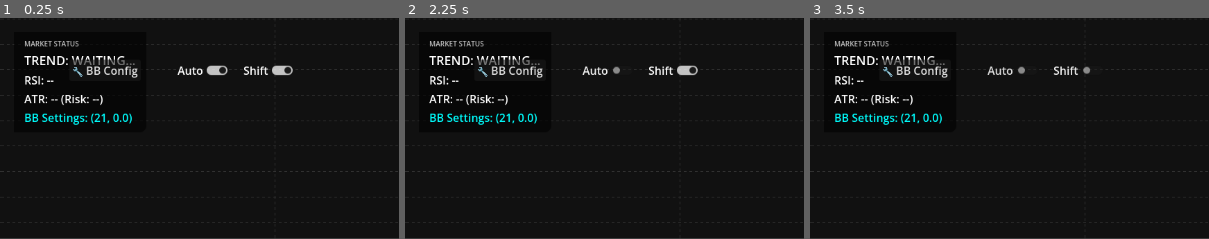
Above: before the commit, frames 1-3 (left to right).
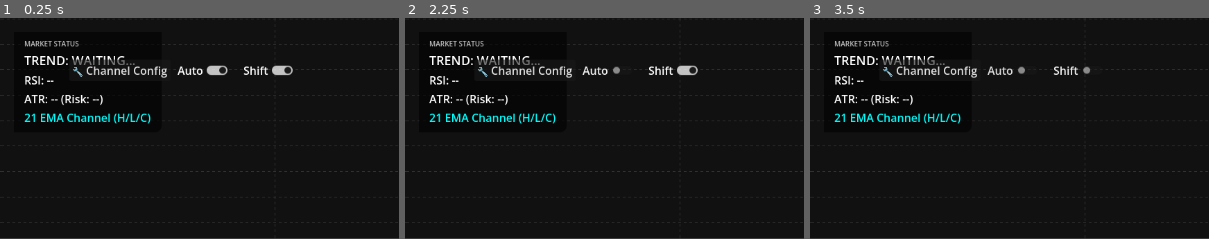
Above: after the commit, the same moments.

Repository: Bupalaoye/SuperTrader
Game: Godot game, scene res://Scenes/MainScene.tscn
Two runs of this game, one before a commit and one after it. Both use one fixed random seed, a clock stepped at 60 frames per second and the inputs below.
Inputs:
- Up to frame 1 (0.25 s): no input
- Up to frame 2 (2.25 s): click "Play" at 0.5 s; click "Play" at 1.25 s; click "Auto" at 2 s
- Up to frame 3 (3.5 s): click "Shift" at 2.75 s
The pictures show only the part of the screen within x 0-50%, y 0-50%; the shares and areas given below are measured in that part.

The runs differ from the first frame. In frame 1, 1.4% of the frame differs, in the area x 6-42%, y 11-49%; in frame 2, 1.4%; in frame 3, 1.4%.

Commit message:
remove useless k parm

Diff:
--- a/Scripts/GameController.gd
+++ b/Scripts/GameController.gd
@@ -44,11 +44,11 @@
 var hud_display: MarketHUD
 
 # --- 布林带配置参数 ---
-var _bb_period: int = 21     # 默认周期
-var _bb_k: float = 0       # 倍数不再使用 (Set to 0 or ignore)
+var _bb_period: int = 21     # 默认周期改为 21 (符合 EMA Channel 策略)
+# [清理] 已删除 var _bb_k
 var _bb_config_dialog: ConfirmationDialog
 var _spin_period: SpinBox
-var _spin_k: SpinBox
+# [清理] 已删除 var _spin_k
 
 # --- 噪声生成 (Perlin Noise) ---
 var _noise: FastNoiseLite
@@ -221,8 +221,8 @@
 
 	# [修改] 初始化图表上的线
 	if chart:
-		# 设置 period=34, k=0 (k 参数现在虽然传递但不起作用)
-		chart.set_bollinger_visible(true, _bb_period, 0, Color.CYAN)
+		# 修改后的接口只接收: (active, period, color)
+		chart.set_bollinger_visible(true, _bb_period, Color.CYAN)
 		print(">> 系统初始化: 34 EMA Channel 已激活")
 	else:
 		print(">> 错误: 未找到 KLineChart 节点 <<")
@@ -867,19 +867,17 @@
 # --- 布林带配置 UI 相关函数 ---
 
 func _setup_bb_config_ui():
-	# 1. 创建入口按钮 (放在屏幕右上角或者其他空闲位置)
+	# 1. 创建入口按钮
 	var btn_config = Button.new()
-	btn_config.text = "🔧 BB Config"
-	btn_config.position = Vector2(100, 60) # 你可以根据实际情况调整位置，比如放在 MA 按钮旁边
-	btn_config.size = Vector2(100, 30)
-	# 添加到 CanvasLayer 确保显示在最上层，或者直接加到 HUD 里
-	# 这里为了简单，直接加到当前节点，如果被遮挡，建议加到 HUD 的父节点下
+	btn_config.text = "🔧 Channel Config" # 改名，更准确
+	btn_config.position = Vector2(100, 60)
+	btn_config.size = Vector2(120, 30)
 	add_child(btn_config)
 
 	# 2. 创建配置弹窗
 	_bb_config_dialog = ConfirmationDialog.new()
-	_bb_config_dialog.title = "Bollinger Bands Settings"
-	_bb_config_dialog.min_size = Vector2(300, 150)
+	_bb_config_dialog.title = "EMA Channel Settings" # 改标题
+	_bb_config_dialog.min_size = Vector2(250, 100) # 缩小尺寸，因为少了一行
 	add_child(_bb_config_dialog)
 
 	var vbox = VBoxContainer.new()
@@ -900,46 +898,28 @@
 	_spin_period.size_flags_horizontal = Control.SIZE_EXPAND_FILL
 	hbox1.add_child(_spin_period)
 
-	# --- 倍数设置 (关键参数) ---
-	var hbox2 = HBoxContainer.new()
-	vbox.add_child(hbox2)
-	var lbl2 = Label.new()
-	lbl2.text = "Deviation (K): " # 这就是控制上下轨宽度的参数
-	lbl2.custom_minimum_size.x = 100
-	hbox2.add_child(lbl2)
-
-	_spin_k = SpinBox.new()
-	_spin_k.min_value = 0.1
-	_spin_k.max_value = 10.0
-	_spin_k.step = 0.1     # 允许 0.1 的微调，比如 2.1, 2.2
-	_spin_k.value = _bb_k
-	_spin_k.size_flags_horizontal = Control.SIZE_EXPAND_FILL
-	hbox2.add_child(_spin_k)
+	# [清理] 倍数设置 UI (HBox2) 已彻底移除
 
 	# 3. 连接信号
-	# 点击按钮 -> 打开弹窗
 	btn_config.pressed.connect(func():
 		_spin_period.value = _bb_period
-		_spin_k.value = _bb_k
 		_bb_config_dialog.popup_centered()
 	)
 
-	# 点击确定 -> 应用设置
 	_bb_config_dialog.confirmed.connect(func():
 		_bb_period = int(_spin_period.value)
-		_bb_k = _spin_k.value
+		# [清理] 不再读取 _spin_k
 		_apply_bb_settings()
 	)
 
 func _apply_bb_settings():
-	print(">> 应用布林带参数: Period=%d, K=%.2f" % [_bb_period, _bb_k])
-
-	# 1. 调用 Chart 的接口重绘指标
+	print(">> 应用通道参数: Period=%d (34 EMA Channel)" % _bb_period)
+
+	# 1. 调用 Chart 的接口 (移除 k 参数)
 	if chart:
-		# 强制显式颜色 Cyan，确保三青线视觉一致
-		chart.set_bollinger_visible(true, _bb_period, _bb_k, Color.CYAN)
-		# 如果需要立即刷新，可以调用 chart.queue_redraw()，但 set_bollinger_visible 内部通常处理了
-
-	# 2. (可选) 更新 HUD 显示当前参数
-	if hud_display and hud_display.has_method("update_bb_info"):
-		hud_display.update_bb_info(_bb_period, _bb_k)
+		# 修改后的接口只接收: (active, period, color)
+		chart.set_bollinger_visible(true, _bb_period, Color.CYAN)
+
+	# 2. 更新 HUD 显示 (移除 k 参数)
+	if hud_display:
+		hud_display.update_bb_info(_bb_period)
--- a/Scripts/KLineChart.gd
+++ b/Scripts/KLineChart.gd
@@ -25,7 +25,7 @@
 var _drawing_layer: DrawingLayer
 var _indicator_layer: IndicatorLayer
 # 布林带配置状态 (是否启用、周期、倍数、颜色)
-var _bb_settings = { "active": false, "period": 21, "k": 0.5, "color": Color.TEAL }
+var _bb_settings = { "active": false, "period": 34, "color": Color.TEAL }
 # [核心修复] 单一真理源：屏幕最左边是哪根K线？
 var _calculated_start_index: int = 0
 # 持久化缓存，避免每帧创建大数组
@@ -614,11 +614,11 @@
 # Bollinger Band Controls
 # -------------------------
 
-# 确保这里的默认颜色是 Color.CYAN，以防万一
-func set_bollinger_visible(active: bool, period: int = 20, k: float = 2.0, color: Color = Color.CYAN):
+# [\u91cd构] 接口签名修改：移除 k 参数
+func set_bollinger_visible(active: bool, period: int = 34, color: Color = Color.CYAN):
 	_bb_settings.active = active
 	_bb_settings.period = period
-	_bb_settings.k = k
+	# [清理] _bb_settings.k = k  <-- 删除这行
 	_bb_settings.color = color
 
 	if active:
--- a/Scripts/MarketHUD.gd
+++ b/Scripts/MarketHUD.gd
@@ -49,8 +49,8 @@
 
 	# [新增]
 	_lbl_bb_info = Label.new()
-	_lbl_bb_info.text = "BB: (20, 2.0)"
-	_lbl_bb_info.add_theme_color_override("font_color", Color.CYAN) #用青色呼应线
+	_lbl_bb_info.text = "Channel: 34 EMA" # 默认文本更新
+	_lbl_bb_info.add_theme_color_override("font_color", Color.CYAN)
 	vbox.add_child(_lbl_bb_info)
 
 # --- 公开接口 ---
@@ -104,9 +104,12 @@
 	update_status_indicators(rsi_val, atr_val)
 
 # --- BB 配置信息显示 ---
-func update_bb_info(period: int, k: float):
+
+# [\u91cd构] 移除 k 参数，文案更新
+func update_bb_info(period: int):
 	if _lbl_bb_info:
-		_lbl_bb_info.text = "BB Settings: (%d, %.1f)" % [period, k]
+		# 显示更专业的术语
+		_lbl_bb_info.text = "%d EMA Channel (H/L/C)" % period
 
 
 # [NEW] 设置策略名称标签
